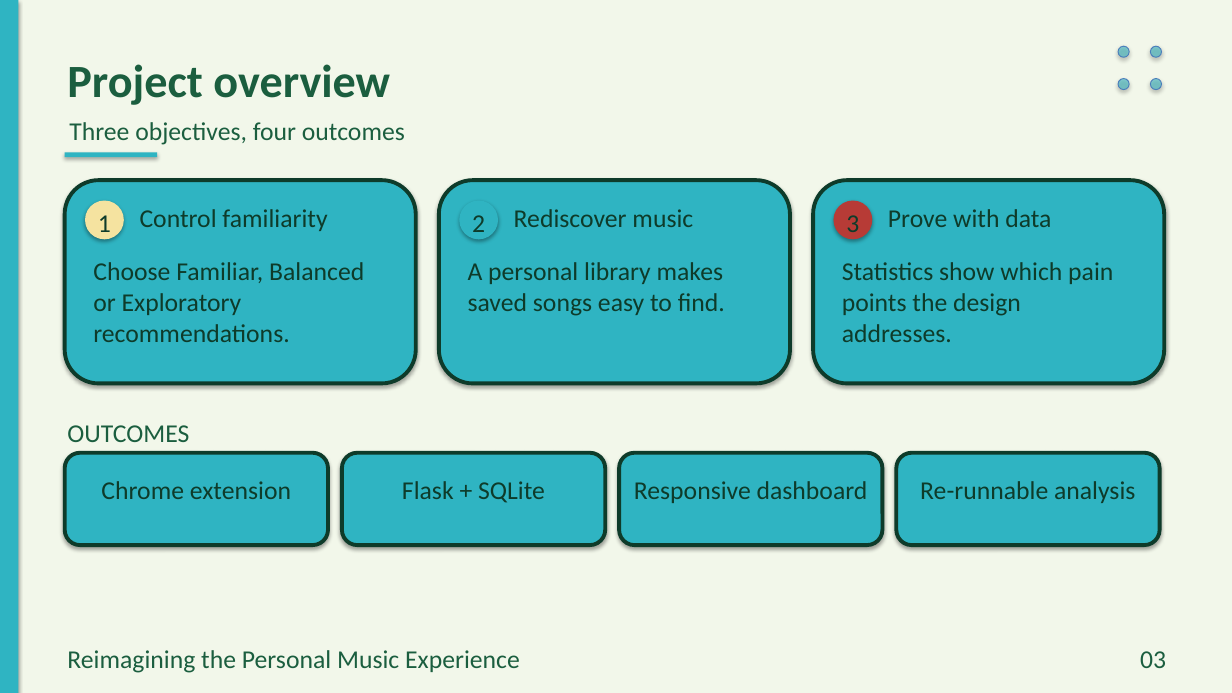
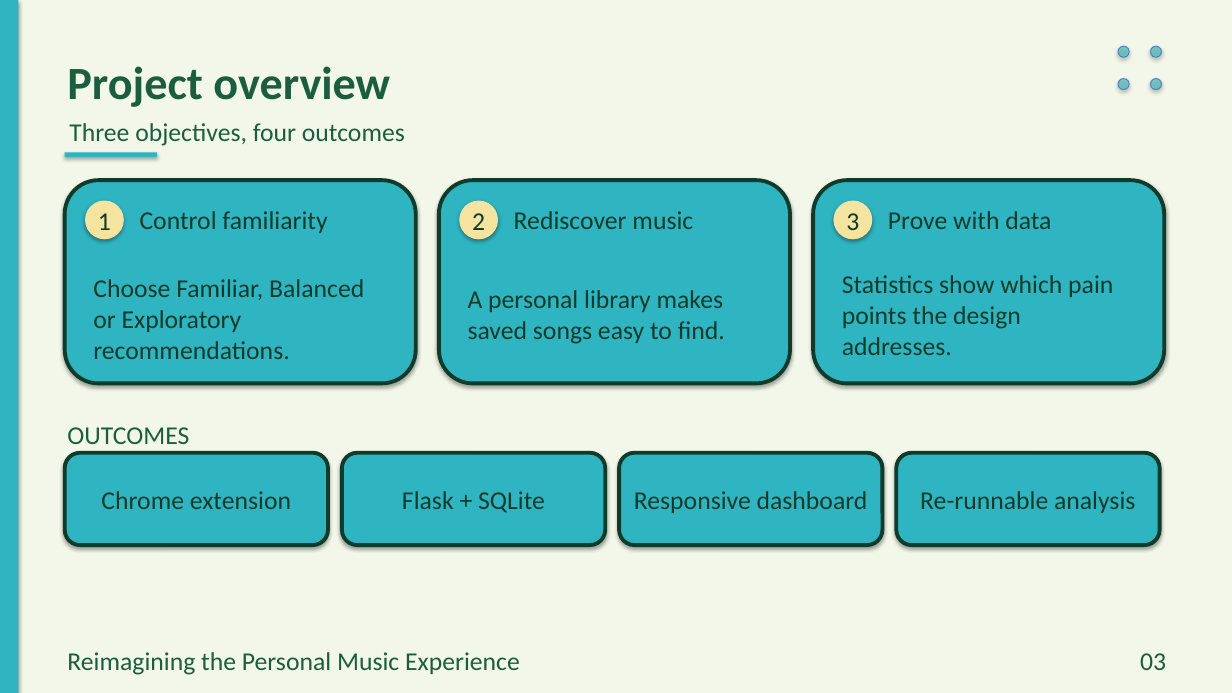
Before and after one commit to preet-kamdar/design-thinking-sem3, a slide deck: slide 3 of docs/Presentation.pptx. Drawn at 1232x693 pixels with LibreOffice and Linux fonts; fonts in the diff are those of the drawing. Boxes give left, top, right and bottom in pixels: in the first picture for what was removed or moved away, otherwise in the second. Text is boxed around its words. In the diff, an @@ line names an element or a change of style, - is before the commit and + after.

Commit message:
Centre box text, tidy slide 3/16 step colours, reposition vinyl, enlarge chart labels and add crease trial

```diff
--- a/docs/Presentation.pptx
+++ b/docs/Presentation.pptx
@@ ellipse at box(459, 201, 498, 239): fill #2FB4C2 to #F5E3A0 @@
@@ ellipse at box(834, 201, 872, 239): fill #B73B36 to #F5E3A0 @@
@@ text "Chrome extension": place and size @@
-text "Chrome extension" at box(101, 481, 291, 499)
+text "Chrome extension" at box(101, 491, 291, 509)
@@ less space between paragraphs; vertical alignment top to middle in 7 elements at box(98, 213, 111, 230), box(472, 213, 485, 230), box(846, 213, 859, 230), box(634, 491, 868, 513), box(920, 491, 1135, 513), box(101, 491, 291, 509), box(402, 491, 545, 513) @@
@@ text "Flask + SQLite": place and size @@
-text "Flask + SQLite" at box(402, 481, 545, 503)
+text "Flask + SQLite" at box(402, 491, 545, 513)
@@ text "Responsive dashboard": place and size @@
-text "Responsive dashboard" at box(634, 481, 868, 503)
+text "Responsive dashboard" at box(634, 491, 868, 513)
@@ text "Re-runnable analysis": place and size @@
-text "Re-runnable analysis" at box(920, 481, 1135, 503)
+text "Re-runnable analysis" at box(920, 491, 1135, 513)
@@ vertical alignment top to middle in 10 elements at box(67, 66, 390, 107), box(140, 211, 327, 233), box(93, 279, 364, 359), box(514, 211, 693, 229), box(468, 290, 725, 344), box(888, 211, 1051, 229), box(842, 275, 1113, 355), box(67, 427, 189, 444), box(67, 652, 520, 675), box(1140, 653, 1166, 670) @@
```
Also in this commit, not shown: 19 other slides changed, 12 other files.
